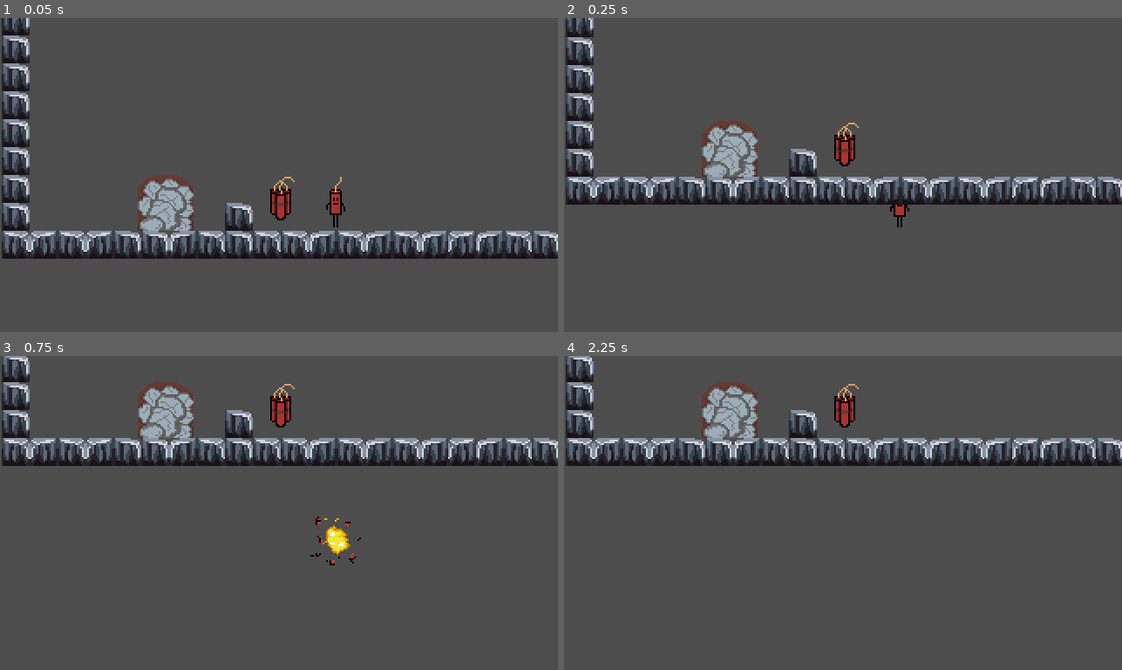
Above: before the commit, frames 1-4 (two rows, left to right).
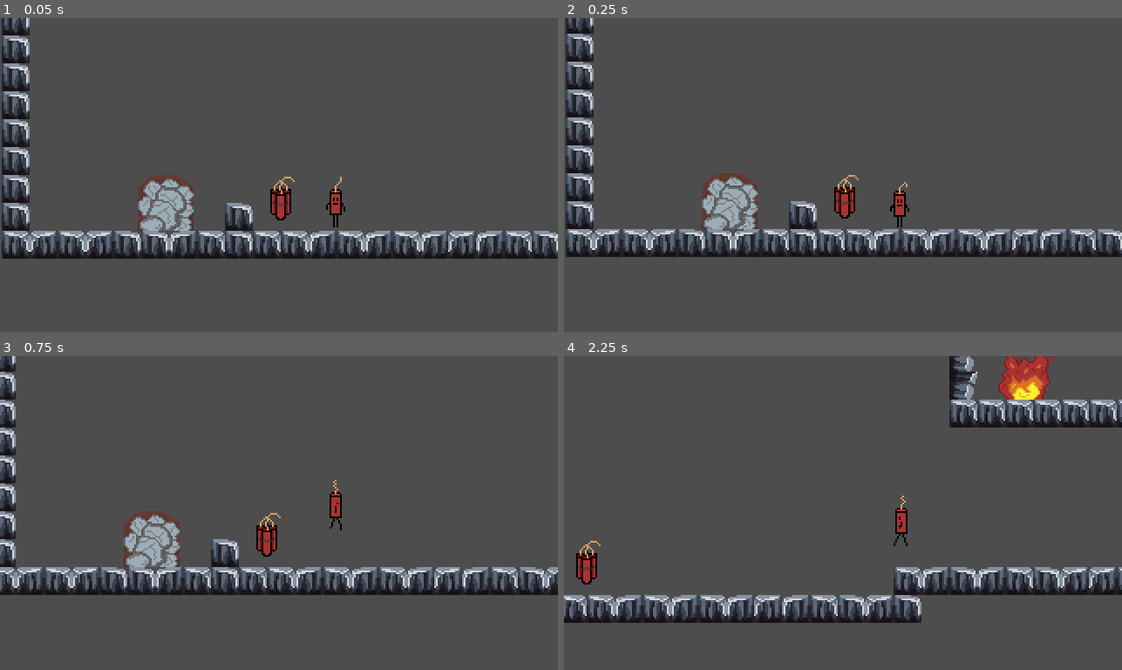
Above: after the commit, the same moments.

Repository: zoepfister/CWTD
Game: Godot game, scene res://scenes/Game.tscn
The game is run twice, just before and just after one commit, with the same random seed, the same clock (stepped at 60 frames per second) and the same inputs. The project has no main scene, so this scene is started directly.
Inputs:
- Up to frame 1 (0.05 s): no input
- Up to frame 2 (0.25 s): no input
- Up to frame 3 (0.75 s): hold D (move_right) from 0.53 s (still down); tap Space (jump) at 0.6 s
- Up to frame 4 (2.25 s): tap Space (jump) at 0.77, 1.07, 1.35, 1.52, 1.82, 2.1 s; release D (move_right) at 2.03 s; hold A (move_left) from 2.03 s (still down)

Frame 1 is identical in both runs. In frame 2, 18% of the frame differs, in the area x 0-100%, y 0-77%; in frame 3, 20%; in frame 4, 21%, in the area x 0-100%, y 0-85%.
Error before the commit: Parse Error: Class "SoundManager" hides an autoload singleton. (res://sounds/sound_manager.gd:1)

Commit message:
Adapted player

Diff:
--- a/scenes/fire/fire.tscn
+++ b/scenes/fire/fire.tscn
@@ -42,12 +42,10 @@
 }]
 
 [node name="Fire" type="Area2D"]
-position = Vector2(-245, 56)
 collision_layer = 8
 script = ExtResource("1_ij3ie")
 
 [node name="CollisionShape2D" type="CollisionShape2D" parent="."]
-position = Vector2(322, 56)
 shape = SubResource("CircleShape2D_nthlk")
 
 [node name="AnimatedSprite2D" type="AnimatedSprite2D" parent="CollisionShape2D"]
--- a/scenes/levels/level_base.gd
+++ b/scenes/levels/level_base.gd
@@ -8,16 +8,13 @@
 @onready var respawn_point: Respawn = $Respawn
 
 var player_initial_position: Vector2
-var player_respawn: Callable = Callable(self, "_respawn_player")
-var player_exploded: Callable = Callable(self, "_handle_explosion")
-var respawn_finished: Callable = Callable(self, "_on_respawn_finished")
 
 func _ready() -> void:
 	player_initial_position = respawn_point.global_position + Vector2(15, 0)
 	player.global_position = player_initial_position
-	player.exploded.connect(player_exploded)
-	player.ready_to_respawn.connect(player_respawn)
-	respawn_point.respawn_animation_finished.connect(respawn_finished)
+	player.exploded.connect(_handle_explosion)
+	player.ready_to_respawn.connect(_respawn_player)
+	respawn_point.respawn_animation_finished.connect(_on_respawn_finished)
 
 func _handle_explosion(explosion_area: Area2D, radius: float) -> void:
 	_destroy_goal_on_explosion(explosion_area)
--- a/scenes/player/player.gd
+++ b/scenes/player/player.gd
@@ -20,12 +20,10 @@
 @onready var explosion_area: Area2D = $ExplosionArea
 @onready var explosion_shape: CollisionShape2D = $ExplosionArea/ExplosionCollisionShape
 @onready var fragment_scene: PackedScene = preload("res://scenes/fragments/fragment_scene.tscn")
-@onready var sound_manager: SoundManager = $"../SoundManager"
 var explosion_radius: float
 
 signal exploded(explosion_area: Area2D, radius: float)
 signal ready_to_respawn
-signal play_jump_sound
 
 enum States { IDLE, LIT, MOVING, DEAD}
 var state: States = States.IDLE
@@ -34,8 +32,8 @@
 	camera.make_current()
 	sprite_animation.play_animation("idle")
 	explosion_radius = (explosion_shape.shape as CircleShape2D).radius
-	sprite_animation.explosion_finished.connect(Callable(self, "_on_explosion_animation_finished"))
-	sound_manager.start_background_music()
+	sprite_animation.explosion_finished.connect(_on_explosion_animation_finished)
+	SoundManager.start_background_music()
 
 func _physics_process(delta: float) -> void:
 	gravity_component.handle_gravity(self, delta)
@@ -46,10 +44,6 @@
 	elif state == States.IDLE:
 		_handle_idle()
 	move_and_slide()
-
-############################
-#     States' handlers     #
-############################
 
 func _handle_idle():
 	movement_component.handle_horizontal_movement(self, input_component.input_horizontal, movement_speed)
@@ -72,8 +66,10 @@
 	jump_component.handle_jump(self, input_component.get_jump_input(), input_component.get_jump_released(), jump_velocity)
 	sprite_animation.handle_run_animation(direction)
 
-
 func set_state(new_state: States) -> void:
+	# Prevent unwanted interactions when dead
+	if state == States.DEAD and new_state != States.IDLE:
+		return
 	var old_state: States = state
 	state = new_state
 	if old_state == state:
@@ -84,14 +80,13 @@
 			direction = sign(velocity.x) if velocity.x != 0 else 1
 		sprite_animation.start_lit_timer()
 		explode_timer.start()
-		sound_manager.start_lit_music_background(explode_timer.get_wait_time())
+		SoundManager.start_lit_music_background(explode_timer.get_wait_time())
 		# start music
 	elif state == States.IDLE:
 		sprite_animation.set_idle_animation()
 	elif state == States.DEAD:
 		# explosion sound (check timing)
-		sound_manager.play_explosion_sound()
-		pass;
+		SoundManager.play_explosion_sound()
 
 ## Play explode animation and emit exploded signal once it finished.
 ##
@@ -107,23 +102,19 @@
 	if (!explode_timer.is_stopped()):
 		explode_timer.stop()
 		# if the explosion was triggered by the death-zone, stop lit music
-		sound_manager.stop_lit_music_background()
+		SoundManager.stop_lit_music_background()
 	set_state(States.DEAD)
 	velocity = Vector2(0.0,0.0)
 	gravity_component.disable_gravity()		# prevent camera to follow falling through holes
 	sprite_animation.handle_explode_animation(global_position)
 	exploded.emit(explosion_area, explosion_radius)
 
-#######################################
-#              Signals                #
-#######################################
-
 func _on_explode_timer_timeout() -> void:
 	explode()
 
 func _on_explosion_animation_finished() -> void:
 	visible = false		# wait until explosion animation ended
-	sound_manager.start_background_music()
+	SoundManager.start_background_music()
 	ready_to_respawn.emit()
 
 func on_repsawn():
@@ -131,6 +122,5 @@
 	gravity_component.enable_gravity()
 	visible = true
 
-
 func _on_jump_sucess_signal() -> void:
-	play_jump_sound.emit()
+	SoundManager.play_jump_sound()
--- a/scenes/player/player.tscn
+++ b/scenes/player/player.tscn
@@ -15,11 +15,10 @@
 radius = 15.0
 
 [node name="Player" type="CharacterBody2D" node_paths=PackedStringArray("camera", "gravity_component", "input_component", "movement_component", "jump_component", "sprite_animation") groups=["player"]]
-collision_mask = 14
+collision_mask = 398
+platform_floor_layers = 4294967035
+platform_wall_layers = 260
 script = ExtResource("1_k081i")
-movement_speed = null
-run_speed = null
-jump_velocity = null
 camera = NodePath("PlayerCamera")
 gravity_component = NodePath("Components/GravityComponent")
 input_component = NodePath("Components/InputComponent")
--- a/scenes/player/player_sprite.gd
+++ b/scenes/player/player_sprite.gd
@@ -9,7 +9,6 @@
 
 @onready var shockwave_scene: PackedScene = preload("res://scenes/explosion/explosion_shockwave.tscn")
 
-var on_explosion_finished: Callable = Callable(self, "_on_explosion_finished")
 var fuse_lit_animation = "lit_0%"
 
 signal explosion_finished
@@ -40,11 +39,11 @@
 	add_child(shockwave)
 	shockwave.global_position = explosion_position
 	shockwave.play_shockwave()
-	body.sprite.animation_finished.connect(on_explosion_finished)
+	body.sprite.animation_finished.connect(_on_explosion_finished)
 
 func _on_explosion_finished() -> void:
 	fuse_lit_animation = "lit_0%"
-	body.sprite.animation_finished.disconnect(on_explosion_finished)
+	body.sprite.animation_finished.disconnect(_on_explosion_finished)
 	explosion_finished.emit()
 
 func play_animation(animation_name: String) -> void:
--- a/scenes/player/player_sprite.tscn
+++ b/scenes/player/player_sprite.tscn
@@ -423,7 +423,7 @@
 
 [node name="Fuse" type="AnimatedSprite2D" parent="."]
 sprite_frames = SubResource("SpriteFrames_4ky4b")
-animation = &"lit_0%"
+animation = &"idle"
 
 [node name="BodyAnimation" parent="." node_paths=PackedStringArray("sprite") instance=ExtResource("79_s3vd2")]
 sprite = NodePath("../Body")
--- a/sounds/sound_manager.gd
+++ b/sounds/sound_manager.gd
@@ -1,4 +1,3 @@
-class_name SoundManager
 extends Node
 
 @onready var background_music: AudioStreamPlayer = $Background_music
@@ -30,5 +29,5 @@
 func jump():
 	jump_effect.play()
 
-func _on_player_play_jump_sound() -> void:
+func play_jump_sound() -> void:
 	jump()
